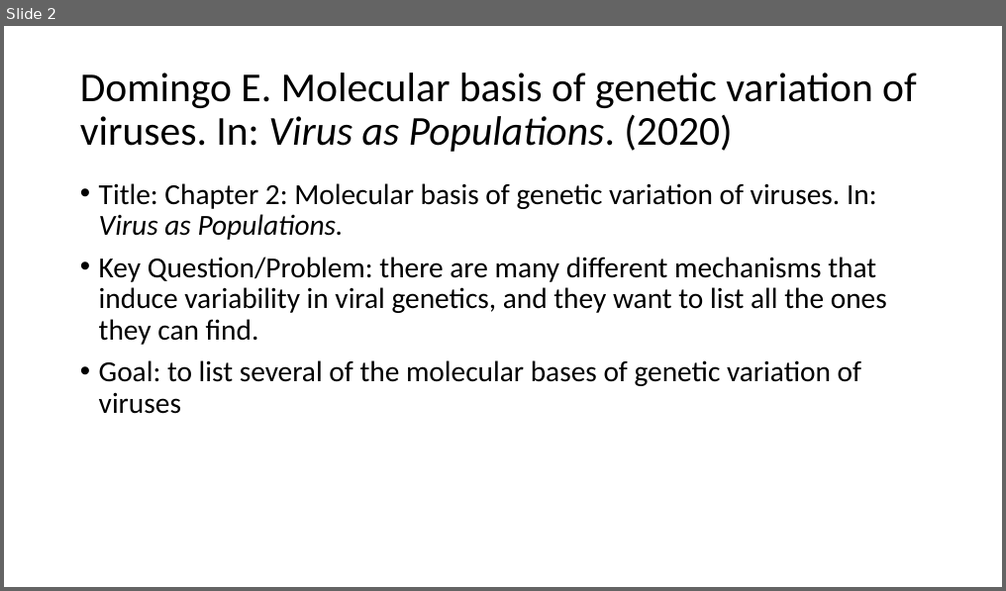
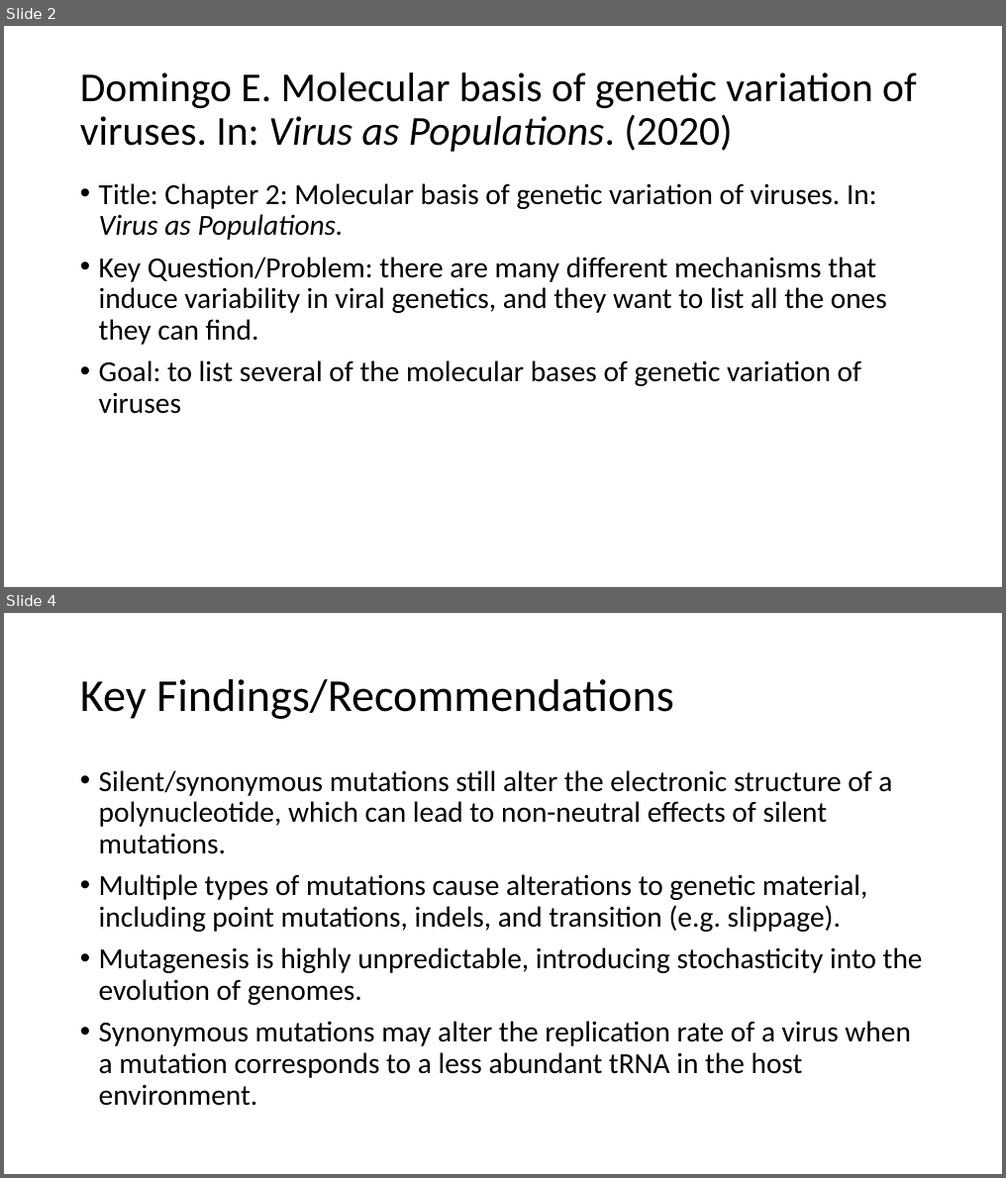
Before and after one commit to wzbillings/EPID-8200, a slide deck: Assignments/ZB-Week3-Readings.pptx. Shown one above the other, each under a label of ours: slide 2 before the commit, slides 2 and 4 after it; the slides between them are not shown. The pictures are 1006x591 and 1006x1178 pixels, drawn with LibreOffice and Linux fonts; fonts in the diff are those of the drawing. Boxes give left, top, right and bottom in pixels: in the first picture for what was removed or moved away, otherwise in the second. Text is boxed around its words. In the diff, an @@ line names an element or a change of style, - is before the commit and + after.

```diff
--- a/Assignments/ZB-Week3-Readings.pptx
+++ b/Assignments/ZB-Week3-Readings.pptx
@@ slide 4 added at <box>4,613,1002,1174</box>, background #FFFFFF @@
@@ title added at <box>80,679,674,719</box>, 44 pt, text #000000 @@
+Key Findings/Recommendations
@@ text added at <box>99,770,923,1106</box>, 28 pt, text #000000 @@
+• Silent/synonymous mutations still alter the electronic structure of a polynucleotide, which can lead to non-neutral effects of silent mutations.
+• Multiple types of mutations cause alterations to genetic material, including point mutations, indels, and transition (e.g. slippage).
+• Mutagenesis is highly unpredictable, introducing stochasticity into the evolution of genomes.
+• Synonymous mutations may alter the replication rate of a virus when a mutation corresponds to a less abundant tRNA in the host environment.
```
Also in this commit, not shown: 1 slide changed, 9 other slides added, 2 slides removed.
